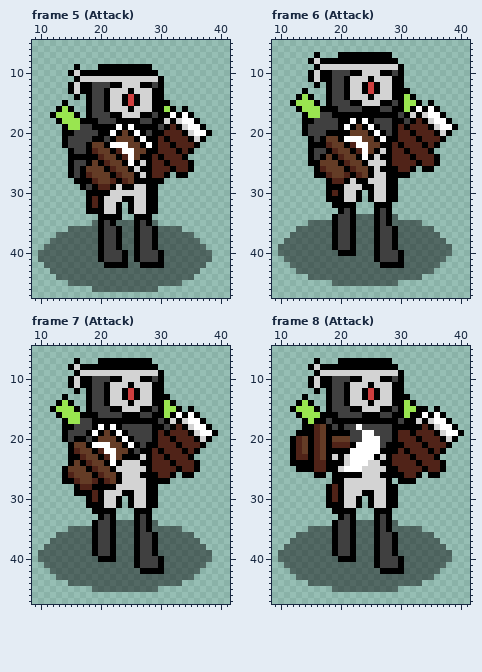
File history of a pixel-art file, Assets/Art/Enemy/Ene06_KnockFist.aseprite. Above is the file before it was changed.
48x48 pixels, 18 frames. Shown: frame 5 (Attack): x 9..41, y 5..47; frame 6 (Attack): x 9..41, y 5..47; frame 7 (Attack): x 9..41, y 5..47; frame 8 (Attack): x 9..41, y 5..47. The commit also changed other frames, which this record leaves out.
And afterwards:
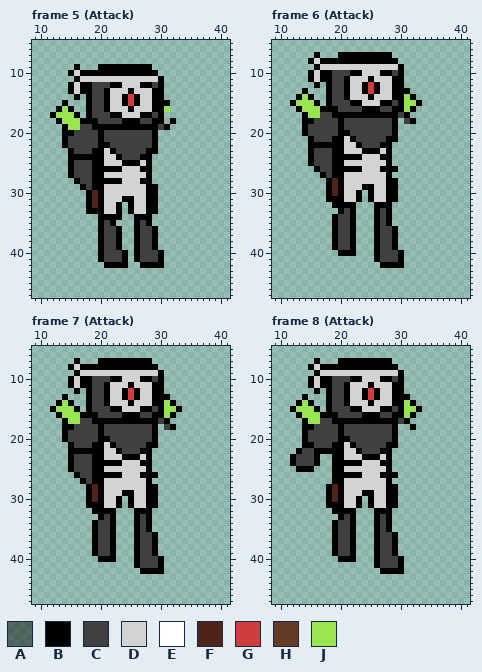
Palette (. is transparent): A #00000072  B #000000  C #404040  D #d3d3d3  E #ffffff  F #502318  G #ce3e3e  H #643c26  J #99e550
Diff:
layer "Shadow" now hidden
layer "BackGlove" now hidden
layer "FrontGlove" now hidden
Changed rows in their new state; - is an unchanged pixel.
Frame 5 (Attack):
first column x 17:
16 ---------------.-.----
17 --------------.....---
18 ------C-------.-....--
19 ------B-B------......-
20 ----CCCCCCC--.........
21 --C--CCCCCCC-........-
22 -CCB-CCCCCCC-.......--
23 -CBBD-CCCCC--......---
24 ---BDD-CCC--......----
25 -CB-DDD-B---.......---
26 CCBB-BBDD---.......---
27 CCBBDDDDDD--...-..----
28 CCBBBB-DDD--..--------
29 ---BDD-DD-------------
30 --F-D-----------------
first column x 10:
35 ---------.---...---.---------
36 -----.....----..----....-----
37 ---.......----..----......---
38 --........----..----.......--
39 -.........----..----........-
40 ..........-----.-----........
41 ..........-----.-----........
42 -..........----..----.......-
43 --.........................--
44 ---.......................---
45 -----...................-----
46 ---------...........---------
Frame 6 (Attack):
first column x 16:
15 -------------------.----
16 -----------------....---
17 ----------------......--
18 -----CCCCC----.--......-
19 -----CCCCCC---..........
20 --CC--CCCCCC--.........-
21 -CCB-DBCCCCC--........--
22 --BBBDDBCCC--........---
23 --CBBDDDBB---.......----
24 -CC-BBB-DD---........---
25 CCCB-DDDD----........---
26 -CCBB-BBDD----...-..----
27 .-CBBDDDDD---...--------
28 ----BD-DD---------------
29 ---F--------------------
first column x 10:
34 -------------...---.---------
35 -----....----...---.....-----
36 ---......----...----......---
37 --.......----...----.......--
38 -........----...----........-
39 .........----...----.........
40 ..........---...-----........
41 -...............-----.......-
42 --...............----......--
43 ---.......................---
44 -----...................-----
45 ---------...........---------
Frame 7 (Attack):
first column x 14:
15 ---------------------.----
16 -------------------....---
17 ------------------......--
18 -----CBCCC------.--......-
19 ----CC-CCCC-----..........
20 --CC-CBBCCCC----.........-
21 --CCCBBDBCCCC---........--
22 --BBB-BDDBCC---........---
23 --CCCB-DDD-----.......----
24 --CCCBB-B------........---
25 .BCCCBBDD------........---
26 ..BCC-BBB-------...-..----
27 ...BCB-DDD-----...--------
28 --..BF-DD-----------------
29 --..----------------------
first column x 10:
34 -------------...---.---------
35 -----....----...---.....-----
36 ---......----...----......---
37 --.......----...----.......--
38 -........----...----........-
39 .........----...----.........
40 ..........---...-----........
41 -...............-----.......-
42 --...............----......--
43 ---.......................---
44 -----...................-----
45 ---------...........---------
Frame 8 (Attack):
first column x 12:
15 ----------------------.-.----
16 ---------------------.....---
17 ----JC--------------.......--
18 ----CCC----C------..-.......-
19 -.-CCCCC-C--CC----...........
20 ..BCCCCCBB--CCC---..........-
21 ..B-CCCBBD-CCCC---.........--
22 .BCCBB---DDBCCC--.........---
23 -CCCB..B--DDBB---........----
24 -CCCB..--BBBD----.........---
25 ----...-BDDD-----.........---
26 ----..------------....-..----
27 ------------------...--------
first column x 10:
34 -------------...---.---------
35 -----....----...---.....-----
36 ---......----...----......---
37 --.......----...----.......--
38 -........----...----........-
39 .........----...----.........
40 ..........---...-----........
41 -...............-----.......-
42 --...............----......--
43 ---.......................---
44 -----...................-----
45 ---------...........---------
Boxes around the changes in both pictures, in picture pixels (x1, y1, x2, y2):
changed: (80, 106, 212, 196)
erased: (38, 220, 212, 292)
changed: (278, 100, 458, 286)
changed: (62, 406, 218, 496)
erased: (38, 520, 212, 592)
changed: (290, 406, 464, 484)
erased: (278, 520, 452, 592)
